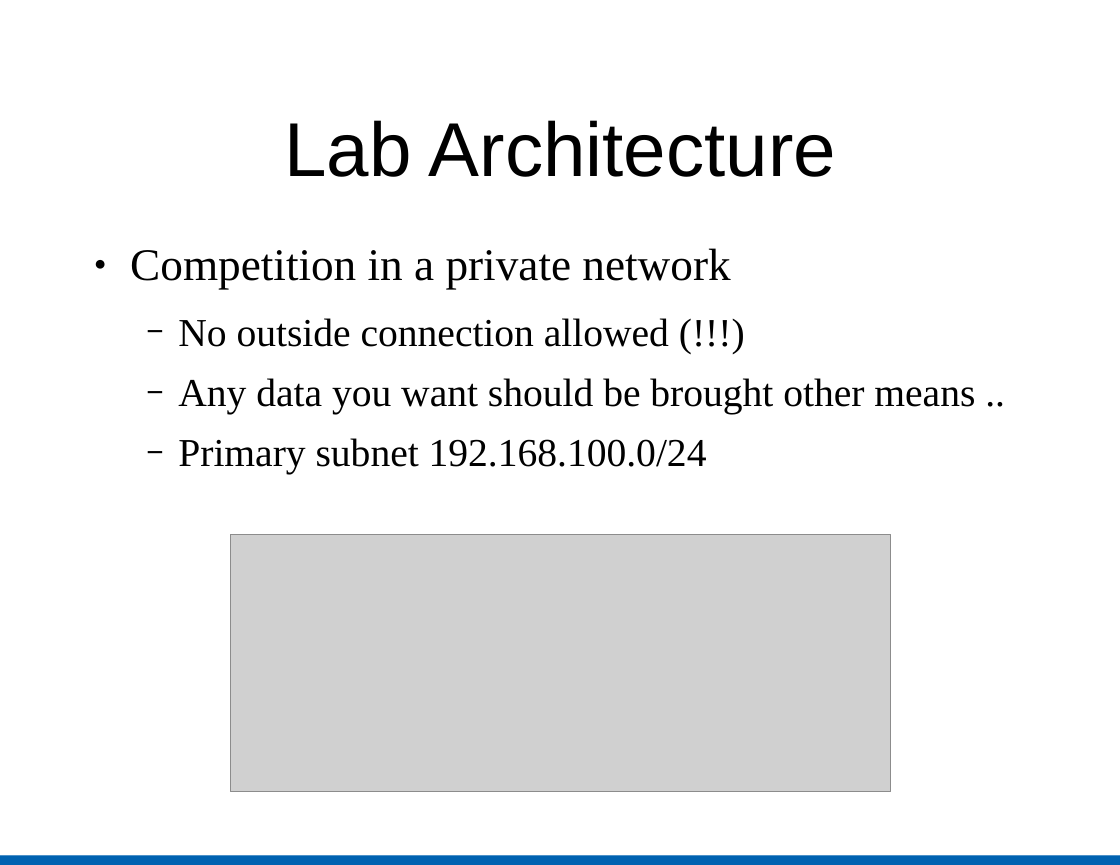
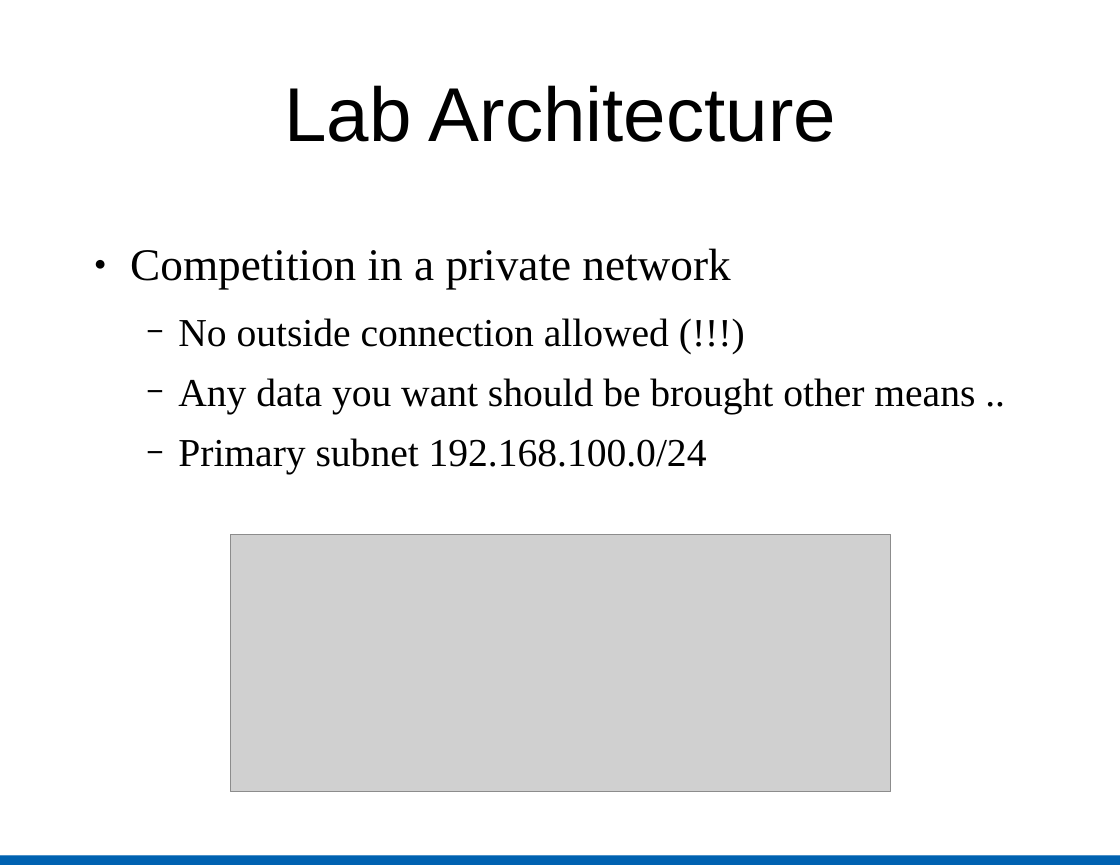
Before and after one commit to troynunnally/NetSecLab, a slide deck: slide 4 of assets/files/NetSecLab.ppt. Drawn at 1120x865 pixels with LibreOffice and Linux fonts; fonts in the diff are those of the drawing; grey boxes stand for pictures. Boxes give left, top, right and bottom in pixels: in the first picture for what was removed or moved away, otherwise in the second. Text is boxed around its words. In the diff, an @@ line names an element or a change of style, - is before the commit and + after.

```diff
--- a/assets/files/NetSecLab.ppt
+++ b/assets/files/NetSecLab.ppt
@@ title "Lab Architecture": place and size @@
-title "Lab Architecture" at [284,120,836,177]
+title "Lab Architecture" at [284,85,836,142]
```
Also in this commit, not shown: 19 other slides changed, 2 slides added, 2 slides removed, 6 other files.
